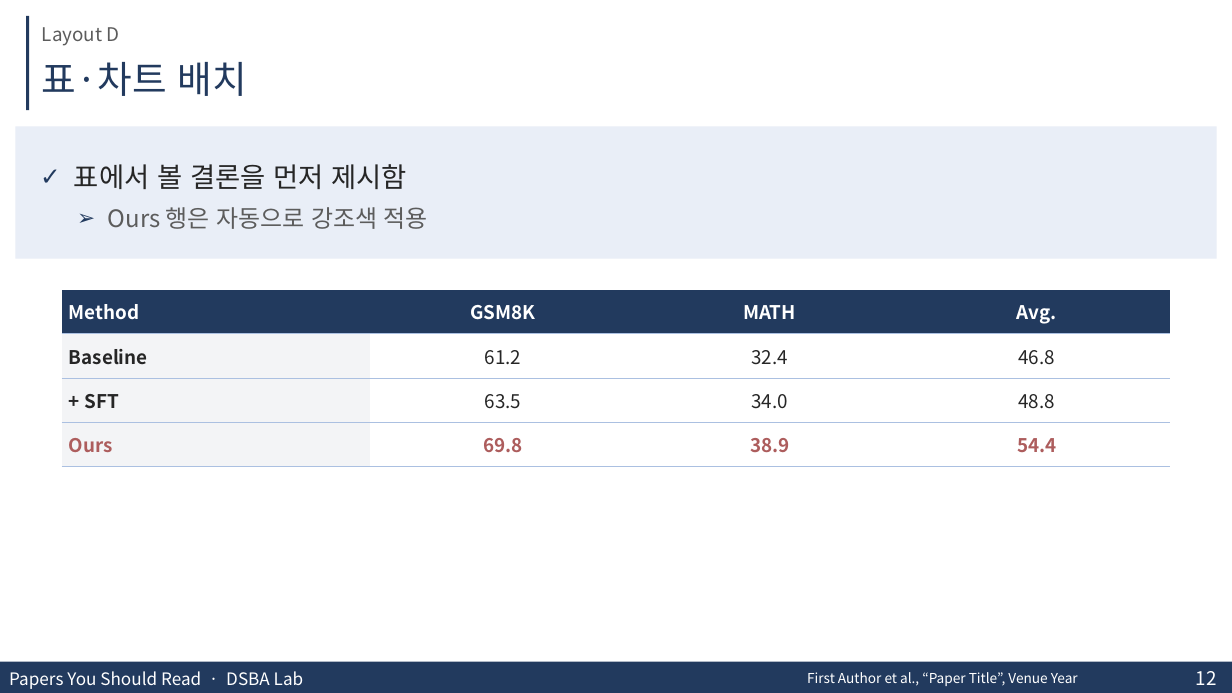
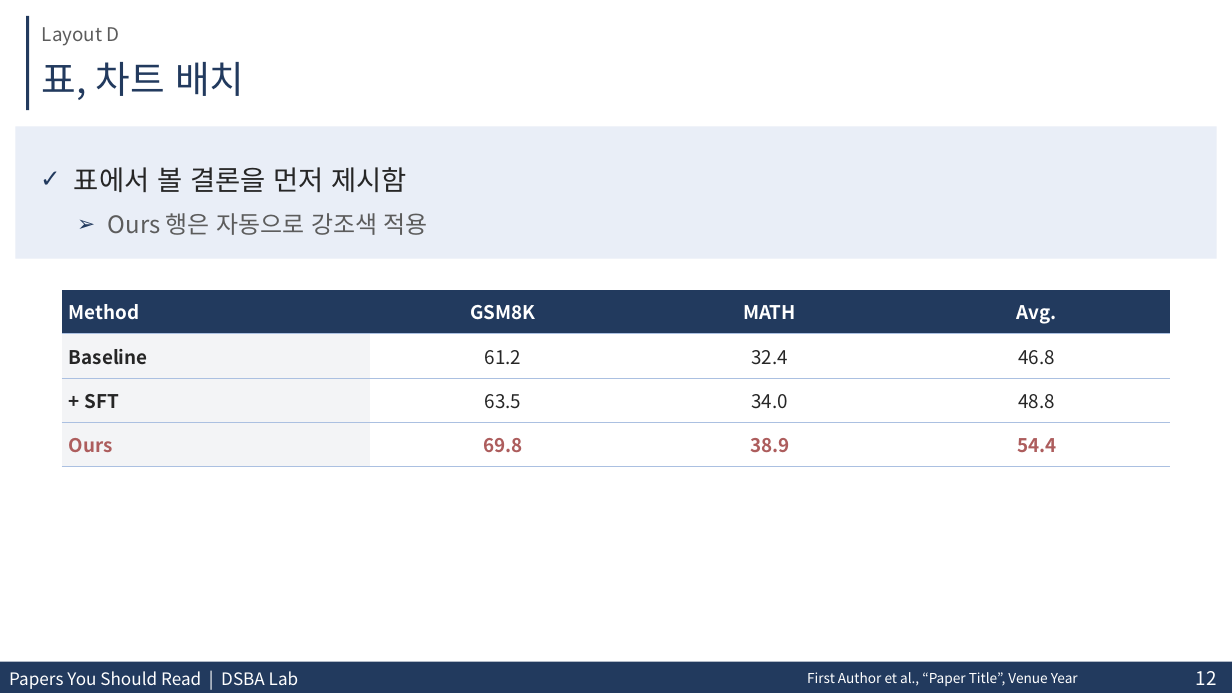
Before and after one commit to KimJaehee0725/research-slides, a slide deck: slide 12 of assets/research-slides-template.pptx. Drawn at 1232x693 pixels with LibreOffice and Linux fonts; fonts in the diff are those of the drawing; background and template pictures are left out. Boxes give left, top, right and bottom in pixels: in the first picture for what was removed or moved away, otherwise in the second. Text is boxed around its words. In the diff, an @@ line names an element or a change of style, - is before the commit and + after.

```diff
--- a/assets/research-slides-template.pptx
+++ b/assets/research-slides-template.pptx
@@ title at [42,62,244,100]: text changed @@
-표·차트 배치
+표, 차트 배치
@@ text "표에서 볼 결론을 먼저 제시함" at [15,126,1217,259]: line spacing 1.25 to 1.5; less space between paragraphs @@
@@ text at [9,671,299,689]: text changed @@
-Papers You Should Read · DSBA Lab
+Papers You Should Read | DSBA Lab
```
Also in this commit, not shown: 15 other slides changed, 10 other files.
